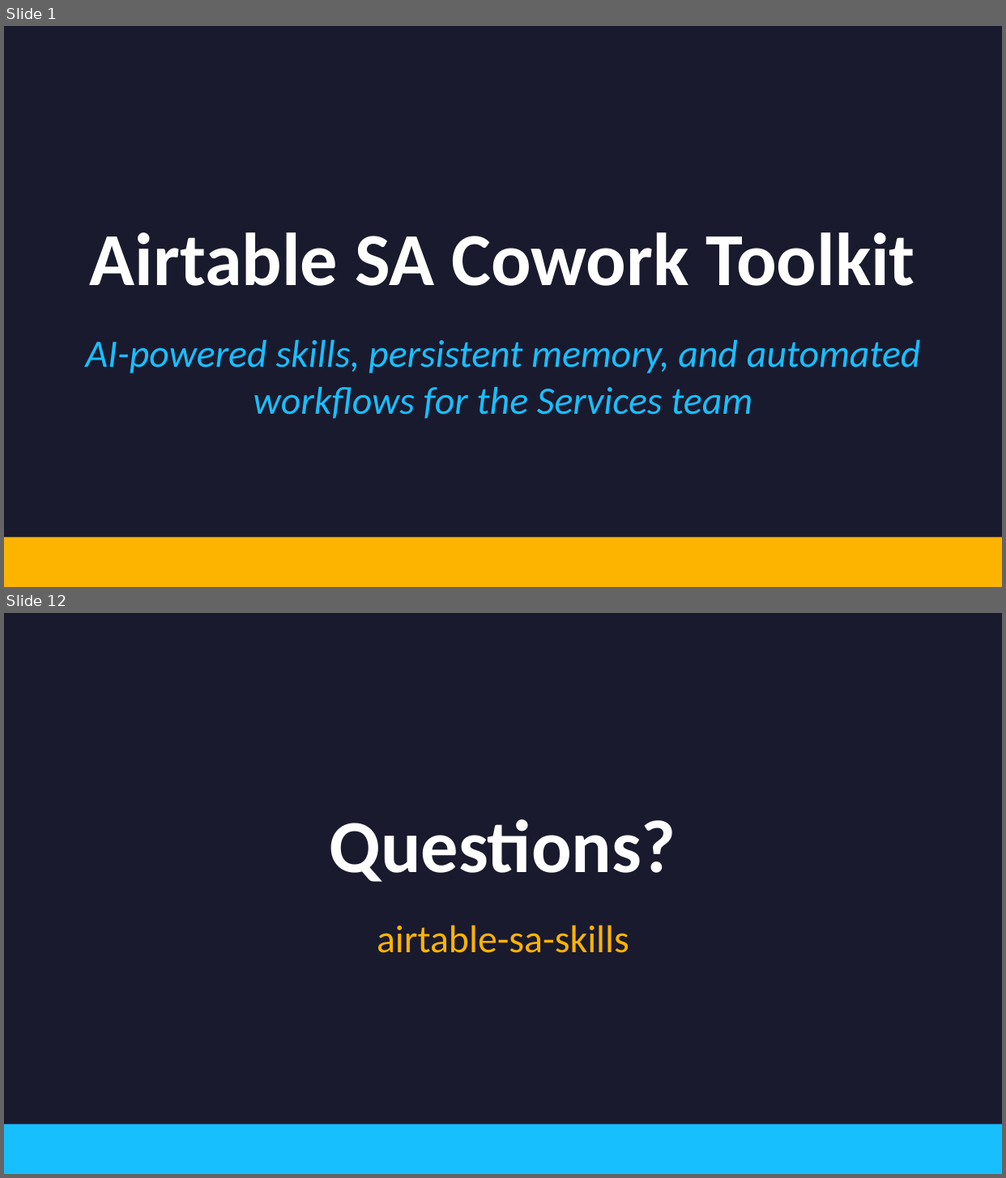
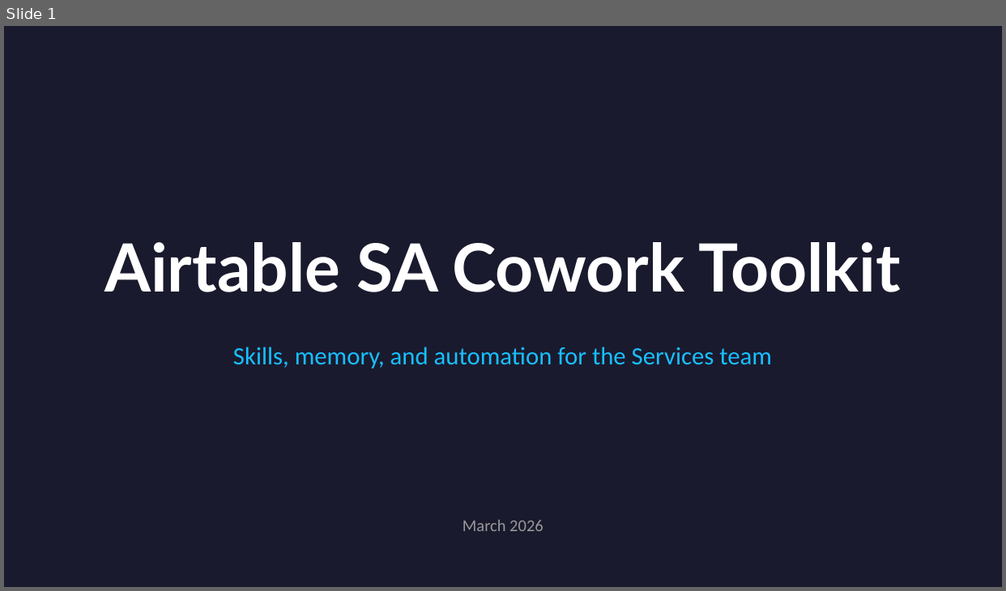
Before and after one commit to dsteven12/airtable-sa-skills, a slide deck: docs/SA-Cowork-Toolkit-Overview.pptx. Shown one above the other, each under a label of ours: slides 1 and 12 before the commit, slide 1 after it; the slides between them are not shown. The pictures are 1006x1178 and 1006x591 pixels, drawn with LibreOffice and Linux fonts; fonts in the diff are those of the drawing. Boxes give left, top, right and bottom in pixels: in the first picture for what was removed or moved away, otherwise in the second. Text is boxed around its words. In the diff, an @@ line names an element or a change of style, - is before the commit and + after.

Commit message:
Initial commit: 26 Cowork skills, vault scaffold, CLAUDE.md template, onboarding docs, overview deck

```diff
--- a/docs/SA-Cowork-Toolkit-Overview.pptx
+++ b/docs/SA-Cowork-Toolkit-Overview.pptx
@@ slide 12 removed at (x1=4, y1=613, x2=1002, y2=1174), background #1A1A2E @@
@@ text removed at (x1=330, y1=820, x2=676, y2=882) @@
-Questions?
@@ text removed at (x1=377, y1=925, x2=629, y2=953) @@
-airtable-sa-skills
@@ rectangle removed at (x1=4, y1=1124, x2=1002, y2=1174) @@
@@ slide 1 changed as well @@
@@ text "Airtable SA Cowork Toolkit" at (x1=104, y1=242, x2=901, y2=292): size 54 to 48 pt, font Calibri to Lato @@
@@ text at (x1=233, y1=347, x2=772, y2=369): text changed; size 28 to 18 pt; italic off @@
-AI-powered skills, persistent memory, and automated workflows for the Services team
+Skills, memory, and automation for the Services team
@@ text added at (x1=462, y1=520, x2=543, y2=531), 12 pt, text #999999 @@
+March 2026
@@ rectangle removed at (x1=4, y1=537, x2=1002, y2=587) @@
```
Also in this commit, not shown: 11 slides added, 10 other slides removed.
